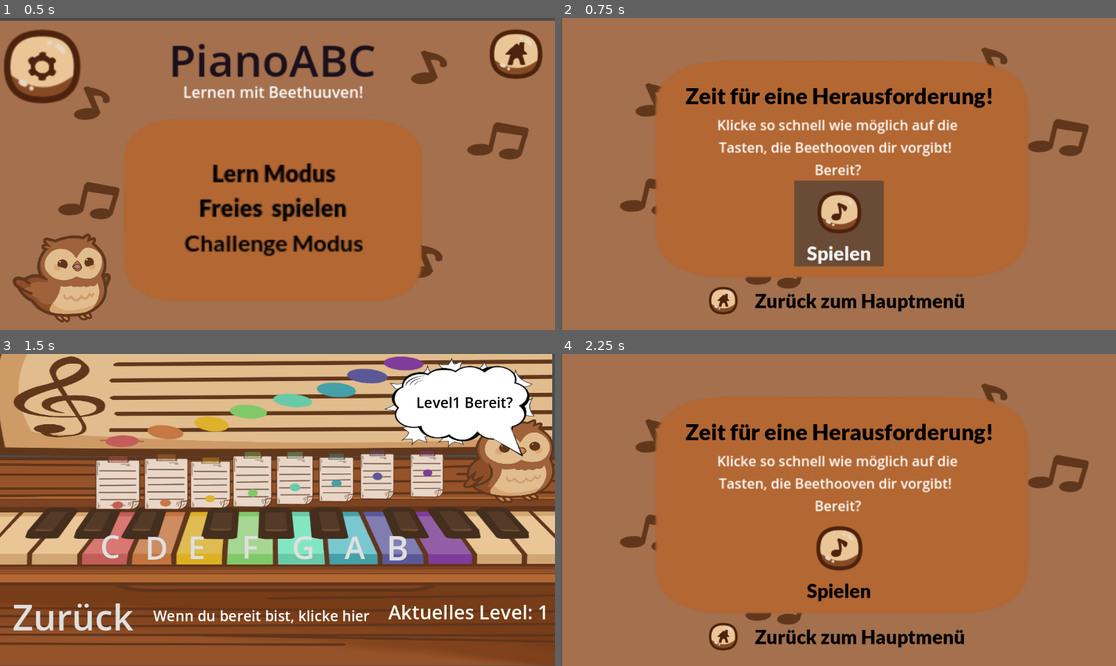
Above: before the commit, frames 1-4 (two rows, left to right).
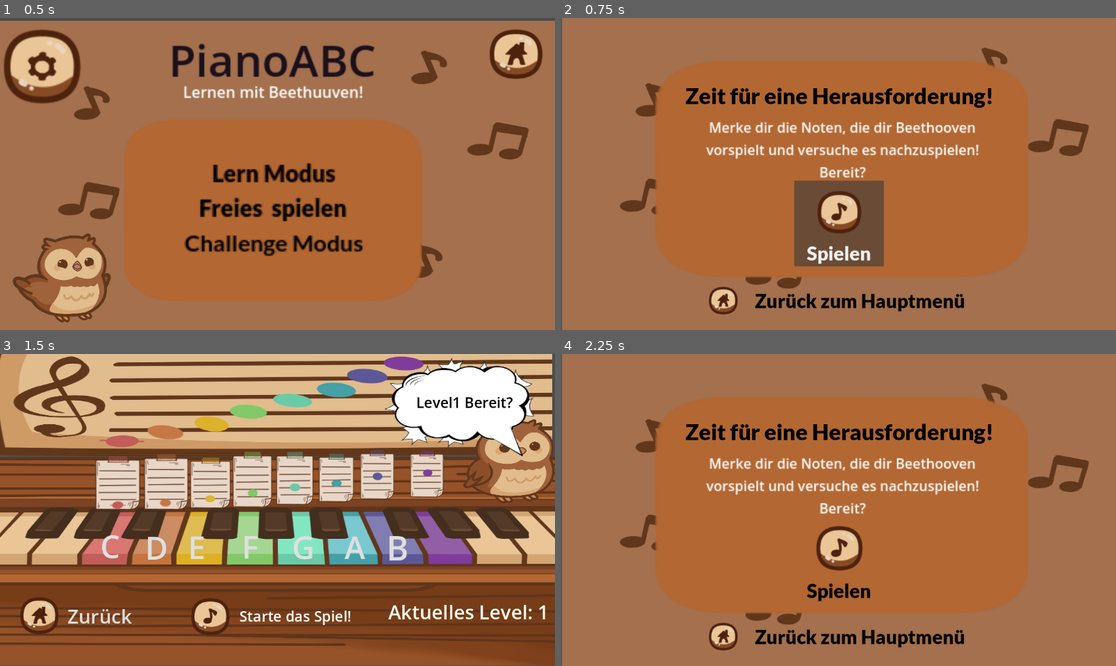
Above: after the commit, the same moments.

Repository: AdamBakashev/PianoABC
Game: Godot game, scene res://MainMenu.tscn
Two runs of this game, one before a commit and one after it. Both use one fixed random seed, a clock stepped at 60 frames per second and the inputs below.
Inputs:
- Up to frame 1 (0.5 s): no input
- Up to frame 2 (0.75 s): click "Challenge Modus" at 0.5 s
- Up to frame 3 (1.5 s): click "Spielen" at 1.25 s
- Up to frame 4 (2.25 s): click "Zurück" at 2 s

Frame 1 is identical in both runs. In frame 2, 2.8% of the frame differs, in the area x 26-76%, y 32-52%; in frame 3, 2.5%; in frame 4, 2.8%.

Commit message:
paar labels und buttons geändert

Diff:
--- a/ChallengeMode.tscn
+++ b/ChallengeMode.tscn
@@ -53,12 +53,12 @@
 icon = ExtResource("3_mcr1q")
 
 [node name="Label" type="Label" parent="."]
-offset_left = 317.0
-offset_top = 201.0
-offset_right = 605.0
-offset_bottom = 276.0
+offset_left = 273.0
+offset_top = 206.0
+offset_right = 622.0
+offset_bottom = 281.0
 scale = Vector2(1.79, 1.79)
-text = "Klicke so schnell wie möglich auf die Tasten, die Beethooven dir vorgibt!
+text = "Merke dir die Noten, die dir Beethooven vorspielt und versuche es nachzuspielen!
 Bereit?"
 horizontal_alignment = 1
 autowrap_mode = 3
--- a/ChallengePlay.tscn
+++ b/ChallengePlay.tscn
@@ -28,6 +28,8 @@
 [ext_resource type="Texture2D" uid="uid://cvnytwwddu8g8" path="res://Bilder/Projekt Klavierspiel/Notenanzeige/Notenanzeige7.png" id="25_o656v"]
 [ext_resource type="Texture2D" uid="uid://bvdieuocopw7g" path="res://Bilder/Projekt Klavierspiel/Notenanzeige/Notenanzeige8.png" id="26_kpcw0"]
 [ext_resource type="Texture2D" uid="uid://jcmssrw0r32t" path="res://Bilder/sprechblase-removebg-preview.png" id="27_w5vyy"]
+[ext_resource type="Texture2D" uid="uid://dtwo4ymiq1x1v" path="res://Bilder/Icon/IconStartseite.png" id="29_8s1oq"]
+[ext_resource type="Texture2D" uid="uid://4xjaqx05vnag" path="res://Bilder/Icon/IconNotenAusschalten.png" id="30_msyin"]
 
 [sub_resource type="StyleBoxEmpty" id="StyleBoxEmpty_dmigv"]
 
@@ -541,7 +543,7 @@
 offset_top = 493.0
 offset_right = 277.0
 offset_bottom = 596.0
-theme_override_font_sizes/font_size = 75
+theme_override_font_sizes/font_size = 40
 theme_override_styles/focus = SubResource("StyleBoxEmpty_uwkby")
 theme_override_styles/disabled_mirrored = SubResource("StyleBoxEmpty_jj44o")
 theme_override_styles/disabled = SubResource("StyleBoxEmpty_e0vrb")
@@ -554,6 +556,7 @@
 theme_override_styles/normal_mirrored = SubResource("StyleBoxEmpty_73uo7")
 theme_override_styles/normal = SubResource("StyleBoxEmpty_ff3rw")
 text = "Zurück"
+icon = ExtResource("29_8s1oq")
 metadata/_edit_lock_ = true
 
 [node name="LevelLabel" type="Label" parent="."]
@@ -568,11 +571,12 @@
 
 [node name="ReadyButton" type="Button" parent="."]
 layout_mode = 0
-offset_left = 304.0
-offset_top = 501.0
-offset_right = 781.0
-offset_bottom = 586.0
+offset_left = 385.0
+offset_top = 491.0
+offset_right = 736.0
+offset_bottom = 598.0
 theme_override_colors/font_color = Color(1, 1, 1, 1)
 theme_override_font_sizes/font_size = 30
 theme_override_styles/normal = SubResource("StyleBoxEmpty_cg8r2")
-text = "Wenn du bereit bist, klicke hier"
+text = "Starte das Spiel!"
+icon = ExtResource("30_msyin")
Not shown: 1 places in ChallengePlay.tscn that only renumber resources
